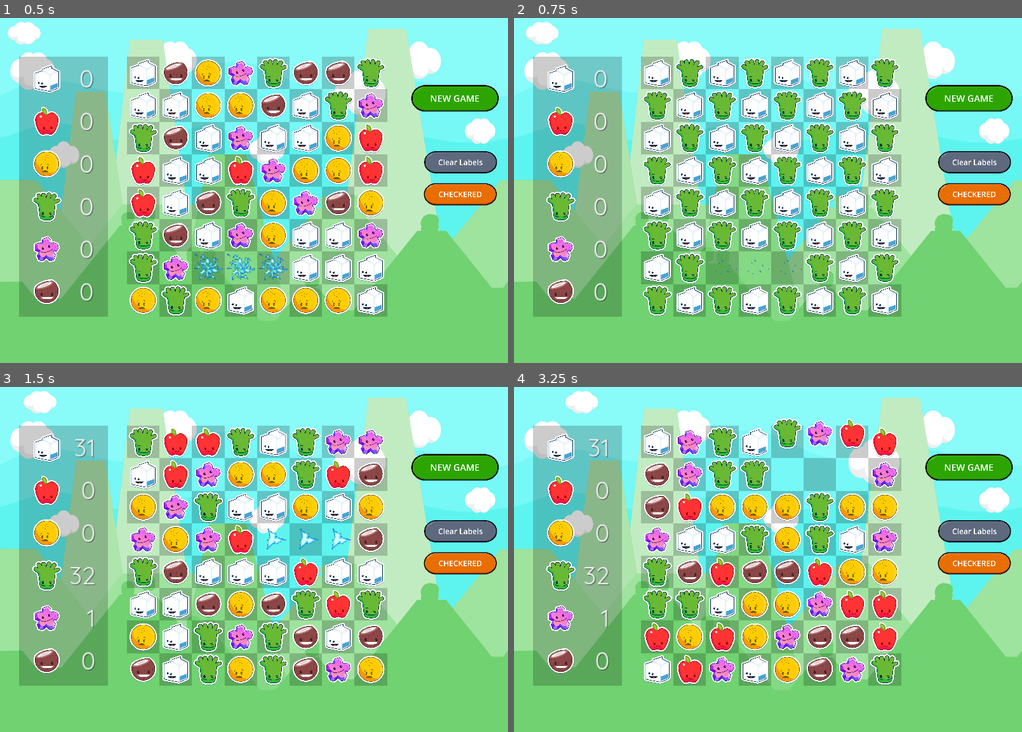
Above: before the commit, frames 1-4 (two rows, left to right).
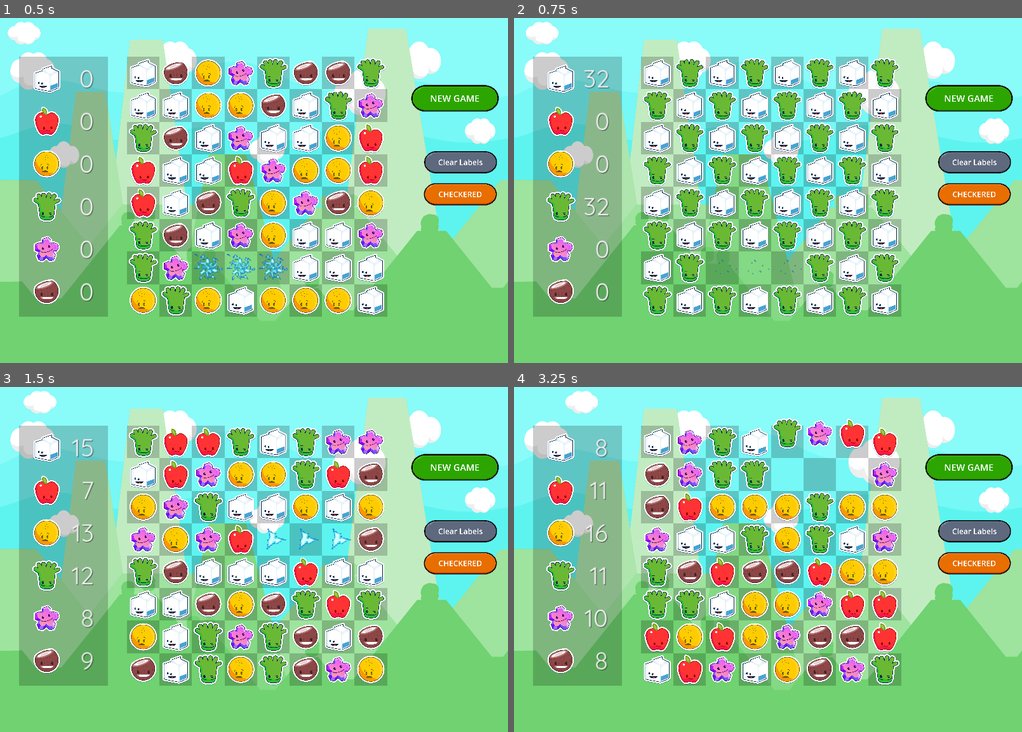
Above: after the commit, the same moments.

Repository: gitbrent/godot-match-3
Game: Godot game, scene res://game.tscn
Same seed, same stepped clock (60 frames per second), same inputs: the game is played once before the commit and once after it.
Inputs:
- Up to frame 1 (0.5 s): no input
- Up to frame 2 (0.75 s): click "CHECKERED" at 0.5 s
- Up to frame 3 (1.5 s): click "NEW GAME" at 1.25 s
- Up to frame 4 (3.25 s): click "NEW GAME" at 2 s; click "Clear Labels" at 2.75 s

Frame 1 is identical in both runs. In frame 2, 0.6% of the frame differs, in the area x 13-19%, y 15-83%; in frame 3, 0.6%; in frame 4, 0.7%.

Commit message:
game props updating correctly

Diff:
--- a/game.tscn
+++ b/game.tscn
@@ -151,6 +151,29 @@
 horizontal_alignment = 2
 vertical_alignment = 1
 
+[node name="HBoxContainer5" type="HBoxContainer" parent="GameStats"]
+layout_mode = 2
+theme_override_constants/separation = 25
+
+[node name="Control" type="Control" parent="GameStats/HBoxContainer5"]
+custom_minimum_size = Vector2(128, 128)
+layout_mode = 2
+
+[node name="Sprite2D" type="Sprite2D" parent="GameStats/HBoxContainer5/Control"]
+scale = Vector2(0.5, 0.5)
+texture = ExtResource("6_ot4tf")
+centered = false
+
+[node name="Label" type="Label" parent="GameStats/HBoxContainer5"]
+layout_mode = 2
+size_flags_horizontal = 3
+theme = ExtResource("4_xf0vf")
+theme_override_colors/font_color = Color(0.945098, 0.945098, 0.945098, 1)
+theme_override_font_sizes/font_size = 96
+text = "0"
+horizontal_alignment = 2
+vertical_alignment = 1
+
 [node name="HBoxContainer6" type="HBoxContainer" parent="GameStats"]
 layout_mode = 2
 theme_override_constants/separation = 25
@@ -161,33 +184,10 @@
 
 [node name="Sprite2D" type="Sprite2D" parent="GameStats/HBoxContainer6/Control"]
 scale = Vector2(0.5, 0.5)
-texture = ExtResource("6_ot4tf")
+texture = ExtResource("7_o4d3d")
 centered = false
 
 [node name="Label" type="Label" parent="GameStats/HBoxContainer6"]
-layout_mode = 2
-size_flags_horizontal = 3
-theme = ExtResource("4_xf0vf")
-theme_override_colors/font_color = Color(0.945098, 0.945098, 0.945098, 1)
-theme_override_font_sizes/font_size = 96
-text = "0"
-horizontal_alignment = 2
-vertical_alignment = 1
-
-[node name="HBoxContainer5" type="HBoxContainer" parent="GameStats"]
-layout_mode = 2
-theme_override_constants/separation = 25
-
-[node name="Control" type="Control" parent="GameStats/HBoxContainer5"]
-custom_minimum_size = Vector2(128, 128)
-layout_mode = 2
-
-[node name="Sprite2D" type="Sprite2D" parent="GameStats/HBoxContainer5/Control"]
-scale = Vector2(0.5, 0.5)
-texture = ExtResource("7_o4d3d")
-centered = false
-
-[node name="Label" type="Label" parent="GameStats/HBoxContainer5"]
 layout_mode = 2
 size_flags_horizontal = 3
 theme = ExtResource("4_xf0vf")
--- a/game_board/GameBoard.gd
+++ b/game_board/GameBoard.gd
@@ -244,6 +244,9 @@
 	call_deferred("setup_tween", swap_cell_2, orig_pos_cell_1, orig_pos_cell_2)
 	call_deferred("setup_tween", swap_cell_1, orig_pos_cell_2, orig_pos_cell_1)
 
+	# F:
+	signal_game_props_count_gems()
+
 func setup_tween(gem_cell:GemCell, start_pos:Vector2, end_pos:Vector2):
 	gem_cell.sprite.global_position = start_pos # NOTE: Set initial position right before tweening
 	tweens_running_cnt += 1
@@ -281,14 +284,16 @@
 	board_props_score += 10
 	emit_signal("props_updated_score", board_props_score)
 
+	# A:
+	signal_game_props_count_gems()
+
+	# B:
 	var gem_matches = get_first_match_gems()
 	if gem_matches.size() > 0:
 		debug_print_ascii_table(gem_matches)
 	if gem_matches.size() == 0:
 		Enums.debug_print("[check_board_explode_matches]: No more matches. Board stable.", Enums.DEBUG_LEVEL.INFO)
 		# A:
-		signal_game_props_count_gems()
-
 		# B: TODO: check for "NO MORE MOVES"
 		# C: Reset undo cells or perform other cleanup here.
 		if undo_cell_1 and undo_cell_2:
@@ -472,3 +477,4 @@
 			gem.initialize(Enums.GemColor.GREEN)
 			if (i + j) % 2 == 0:
 				gem.initialize(Enums.GemColor.WHITE)
+	signal_game_props_count_gems()
